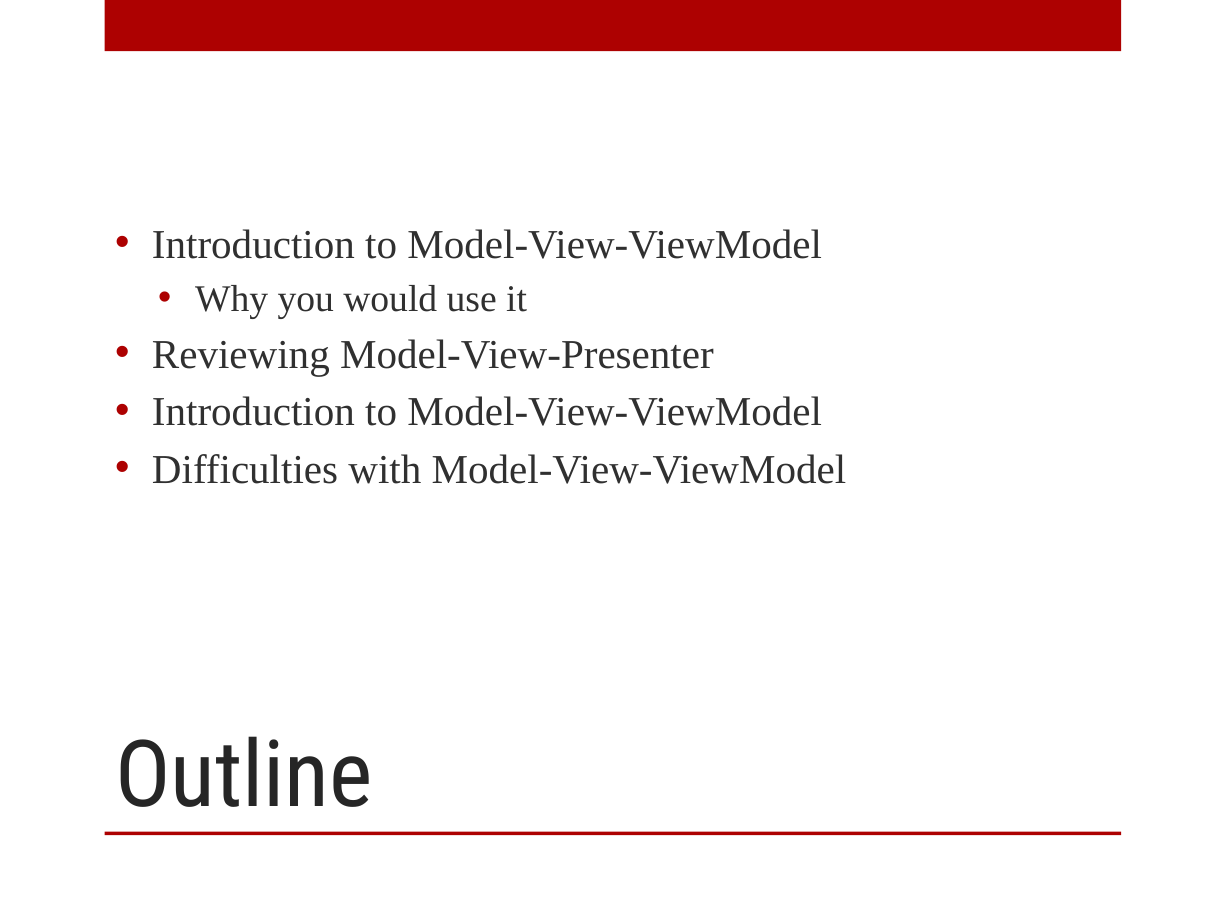
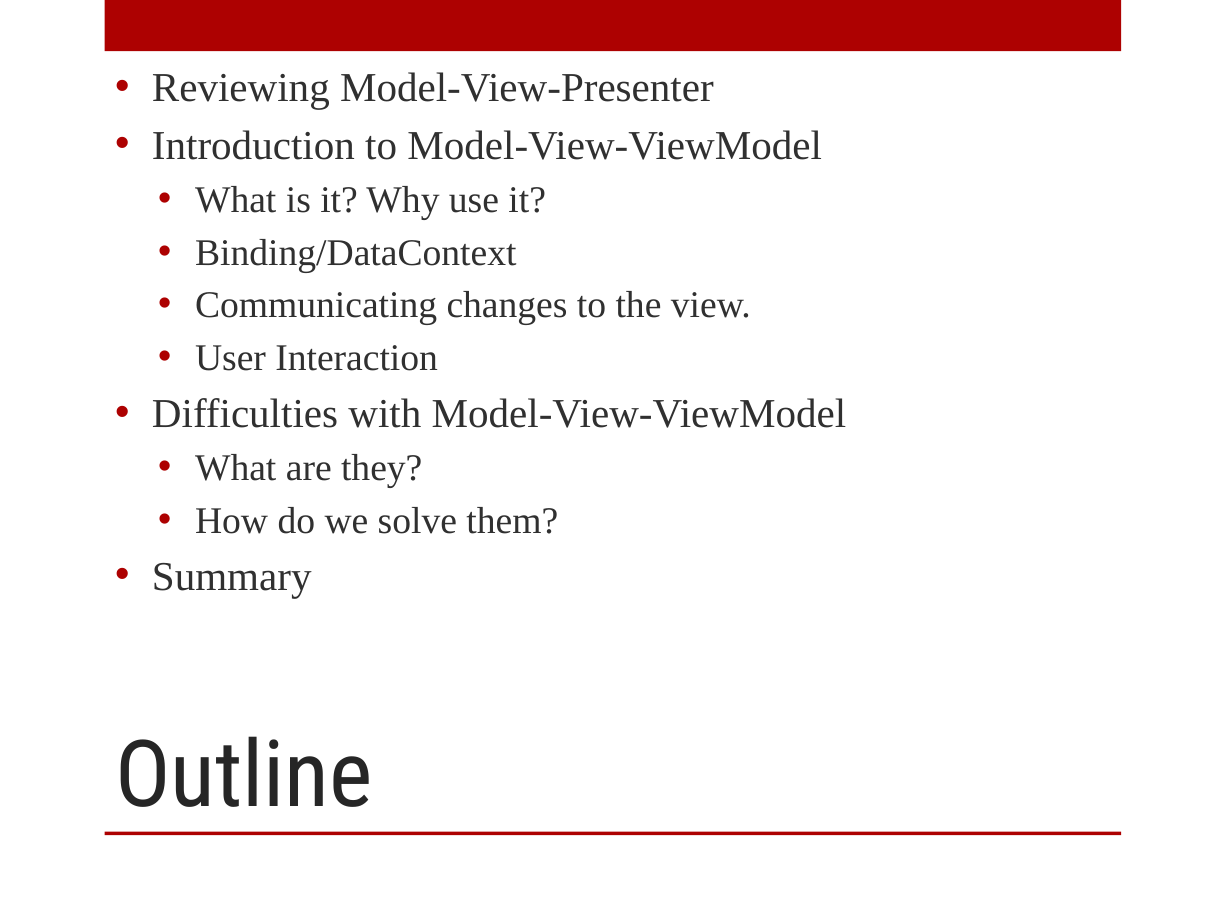
Before and after one commit to arcresources/MVPtoMVVM, a slide deck: slide 2 of docs/MVP to MVVM.pptx. Drawn at 1232x924 pixels with LibreOffice and Linux fonts; fonts in the diff are those of the drawing; background and template pictures are left out. Boxes give left, top, right and bottom in pixels: in the first picture for what was removed or moved away, otherwise in the second. Text is boxed around its words. In the diff, an @@ line names an element or a change of style, - is before the commit and + after.

```diff
--- a/docs/MVP to MVVM.pptx
+++ b/docs/MVP to MVVM.pptx
@@ text at (x1=195, y1=186, x2=751, y2=371): paragraphs added @@
+  • What is it? Why use it?
+  • Binding/DataContext
+  • Communicating changes to the view.
+  • User Interaction
@@ text at (x1=152, y1=229, x2=822, y2=319): paragraphs removed @@
-• Introduction to Model-View-ViewModel
-  • Why you would use it
@@ text at (x1=152, y1=454, x2=558, y2=598): paragraphs added @@
+  • What are they?
+  • How do we solve them?
+• Summary
```
Also in this commit, not shown: 1 other slide changed, 1 slide added, 1 other file.
